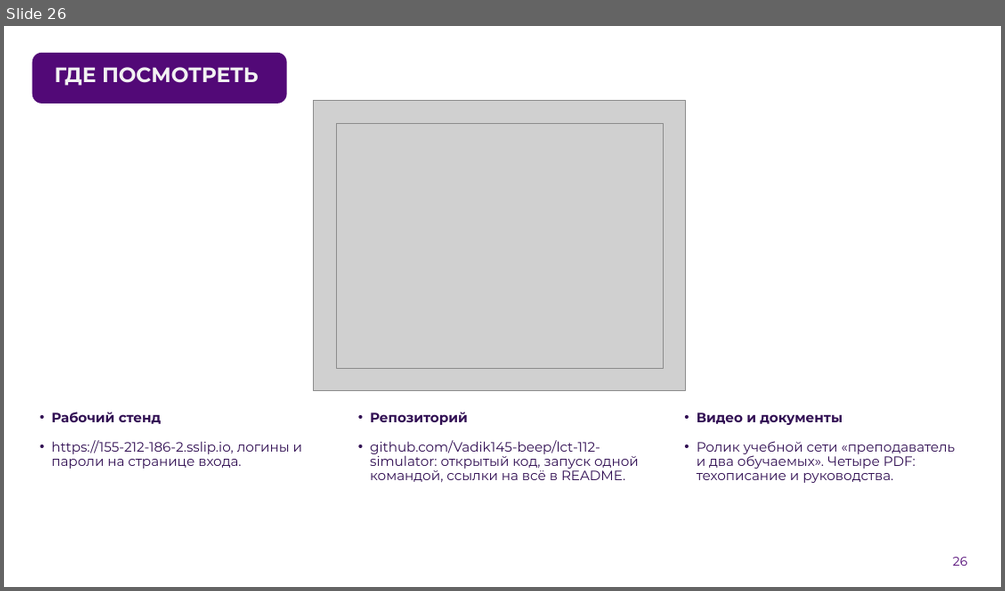
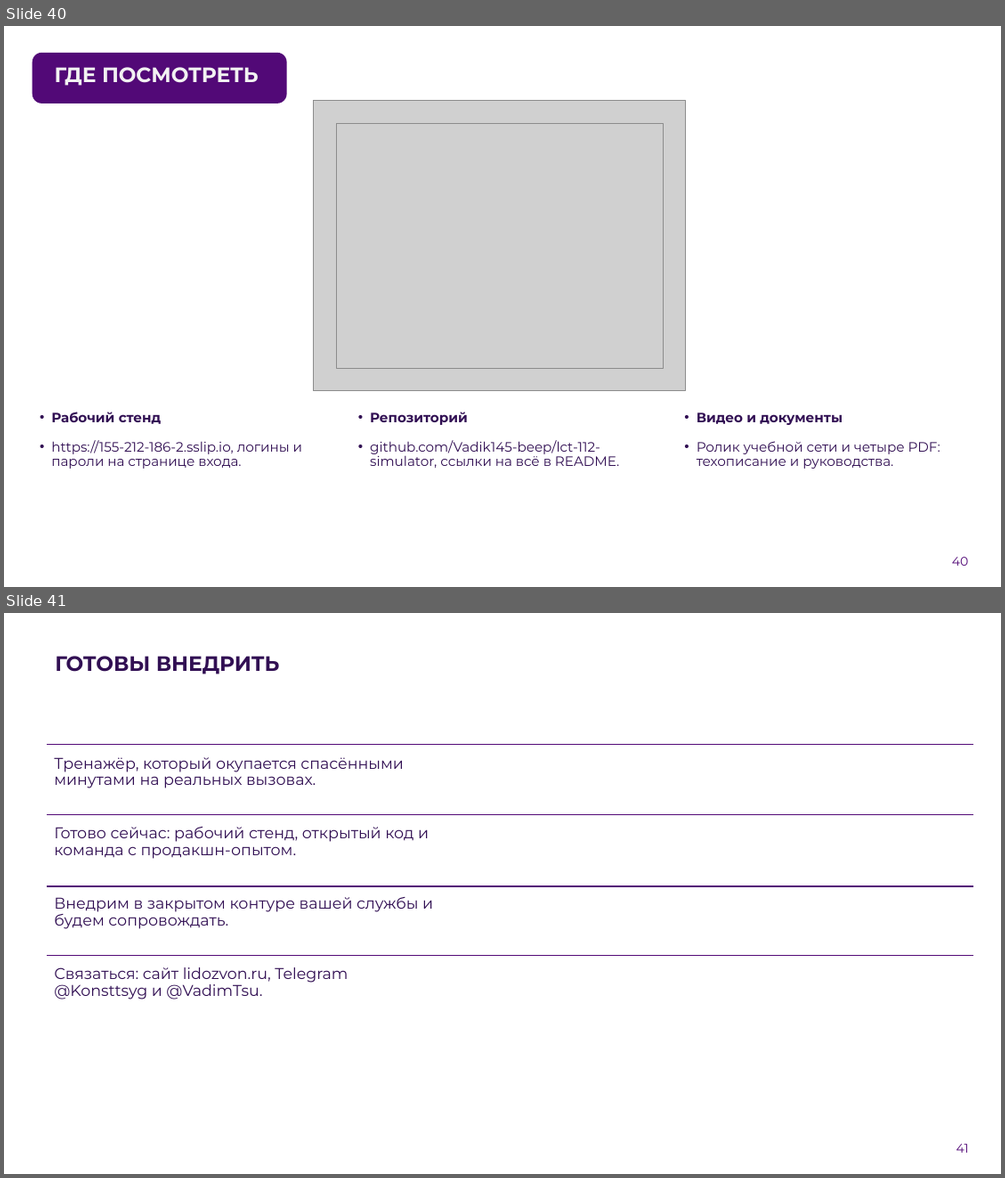
Before and after one commit to Vadik145-beep/lct-112-simulator, a slide deck: docs/presentation/ЛЦТ2026_Ультратех_задача9.pptx. Shown one above the other, each under a label of ours: slide 26 before the commit, slides 40 and 41 after it. The pictures are 1005x591 and 1005x1178 pixels, drawn with LibreOffice and Linux fonts; fonts in the diff are those of the drawing; grey boxes stand for pictures; background and template pictures are left out. Boxes give left, top, right and bottom in pixels: in the first picture for what was removed or moved away, otherwise in the second. Text is boxed around its words. In the diff, an @@ line names an element or a change of style, - is before the commit and + after.

Commit message:
docs: презентация финала на основе сданной Google-версии (#268)
Первые пять слайдов без изменений. Убраны слайды режима оператора 112 и
разговора с заявителем. Добавлены «Как проходит занятие», вход с логинами,
виртуальный телефон, справочник телефонов, собеседники, задания от ИИ,
мониторинг преподавателя, разбор с советами и два слайда с рекомендациями
заказчика. Экраны сняты со стенда 20.10.

```diff
--- a/docs/presentation/ЛЦТ2026_Ультратех_задача9.pptx
+++ b/docs/presentation/ЛЦТ2026_Ультратех_задача9.pptx
@@ slide 41 added at (4, 613, 1001, 1174), background picture (left out) @@
@@ title added at (55, 656, 280, 674), 20 pt, text #310F53, bold @@
+ГОТОВЫ ВНЕДРИТЬ
@@ line added from (47, 744) to (974, 744), #520977 1 pt @@
@@ text added at (54, 757, 404, 788), 15 pt, text #310F53 @@
+Тренажёр, который окупается спасёнными минутами на реальных вызовах.
@@ line added from (47, 815) to (974, 815), #520977 1 pt @@
@@ text added at (54, 827, 429, 859), 15 pt, text #310F53 @@
+Готово сейчас: рабочий стенд, открытый код и команда с продакшн-опытом.
@@ line added from (47, 887) to (974, 887), #520977 1 pt @@
@@ text added at (54, 897, 433, 929), 15 pt, text #310F53 @@
+Внедрим в закрытом контуре вашей службы и будем сопровождать.
@@ line added from (47, 955) to (974, 955), #520977 1 pt @@
@@ text added at (54, 967, 348, 999), 15 pt, text #310F53 @@
+Связаться: сайт lidozvon.ru, Telegram @Konsttsyg и @VadimTsu.
@@ page number added at (956, 1143, 969, 1152), 12 pt, text #520977 @@
+41
@@ what was slide 26 is now slide 40 @@
@@ slide 40 changed as well @@
@@ text at (370, 440, 619, 467): text changed @@
-• github.com/Vadik145-beep/lct-112-simulator: открытый код, запуск одной командой, ссылки на всё в README.
+• github.com/Vadik145-beep/lct-112-simulator, ссылки на всё в README.
@@ text at (696, 441, 940, 468): text changed @@
-• Ролик учебной сети «преподаватель и два обучаемых». Четыре PDF: техописание и руководства.
+• Ролик учебной сети и четыре PDF: техописание и руководства.
@@ page number at (952, 556, 968, 565): text changed @@
-26
+40
```
Also in this commit, not shown: 17 other slides changed, 22 other slides added, 8 slides removed, 1 other file.
